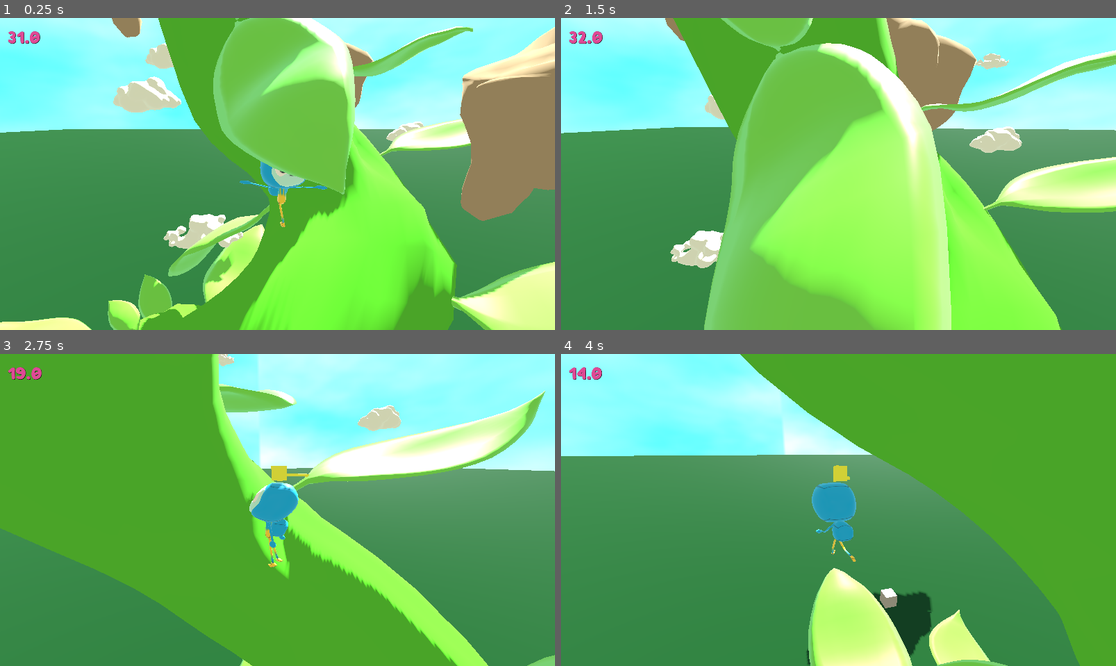
Above: before the commit, frames 1-4 (two rows, left to right).
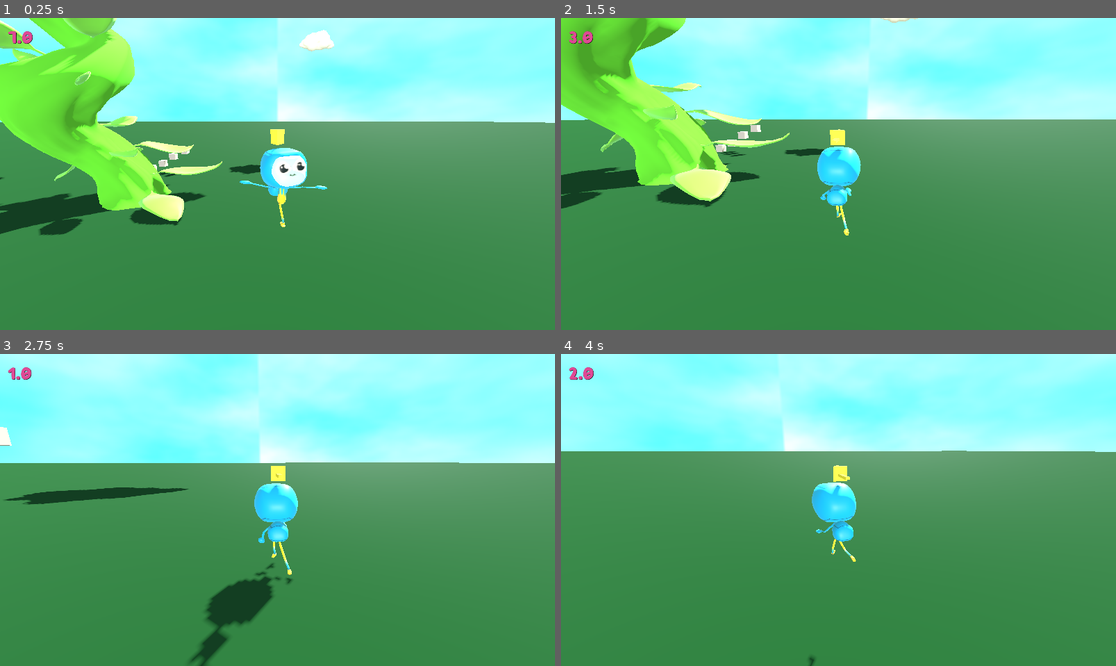
Above: after the commit, the same moments.

Repository: AidanNC/ProjectBeanstalk
Game: Godot game, scene res://Scenes/main.tscn
The game is run twice, just before and just after one commit, with the same random seed, the same clock (stepped at 60 frames per second) and the same inputs.
Inputs (mouse positions are in pixels of both pictures, inside the frame that each line leads up to):
- Up to frame 1 (0.25 s): no input
- Up to frame 2 (1.5 s): move the mouse to (866, 174) at 0.52 s; hold W (move_forward) from 0.53 s (still down); tap Space (jump) at 0.77 s; move the mouse to (810, 174) at 1.27 s
- Up to frame 3 (2.75 s): keep holding W (move_forward); tap Space (jump) at 1.52 s; move the mouse to (288, 503) at 2.02 s
- Up to frame 4 (4 s): keep holding W (move_forward); move the mouse to (832, 516) at 2.77 s; tap Space (jump) at 3.02, 3.77 s; move the mouse to (877, 513) at 3.52 s

The runs differ from the first frame. In frame 1, 67% of the frame differs, in the area x 0-100%, y 0-100%; in frame 2, 67%; in frame 3, 55%; in frame 4, 41%.

Commit message:
all levels combined

Diff:
--- a/projectbeanstalk/Scenes/Flipped beanstalks.tscn
+++ b/projectbeanstalk/Scenes/Flipped beanstalks.tscn
@@ -1,8 +1,7 @@
-[gd_scene load_steps=7 format=3 uid="uid://bnyvjcv8rnwjn"]
+[gd_scene load_steps=6 format=3 uid="uid://bnyvjcv8rnwjn"]
 
 [ext_resource type="PackedScene" uid="uid://t38ial6bowkn" path="res://Assets/Beanstalk-col.glb" id="1_wsodf"]
 [ext_resource type="PackedScene" uid="uid://cdf3br7poa7ed" path="res://Assets/rock1.glb" id="2_1to5d"]
-[ext_resource type="PackedScene" uid="uid://oc5bvafr0563" path="res://Scenes/player.tscn" id="3_wsodf"]
 [ext_resource type="PackedScene" uid="uid://38uwn5q3rg8u" path="res://Scenes/bird.tscn" id="4_1to5d"]
 [ext_resource type="PackedScene" uid="uid://dj10cvavtpp5l" path="res://Assets/rock2.glb" id="4_whftb"]
 [ext_resource type="PackedScene" uid="uid://cvwdjqux0samu" path="res://Assets/Leaf.glb" id="5_m4efn"]
@@ -26,9 +25,6 @@
 
 [node name="Beanstalk-col2" parent="." instance=ExtResource("1_wsodf")]
 transform = Transform3D(0.221802, -0.690618, -0.688369, 0.712278, 0.596877, -0.369321, 0.665931, -0.408394, 0.6243, -16.7746, 0.220081, -1.48791)
-
-[node name="Player" parent="." instance=ExtResource("3_wsodf")]
-transform = Transform3D(0.997323, 0, 0.0731163, 0, 1, 0, -0.0731163, 0, 0.997323, 5.38654, 8.44643, 1.31748)
 
 [node name="Bird" parent="." instance=ExtResource("4_1to5d")]
 transform = Transform3D(1, 0, 0, 0, 1, 0, 0, 0, 1, -36.7097, 0, 0)
--- a/projectbeanstalk/Scenes/SectionBeanstalk.tscn
+++ b/projectbeanstalk/Scenes/SectionBeanstalk.tscn
@@ -1,7 +1,6 @@
-[gd_scene load_steps=6 format=3 uid="uid://c5ojh6iq3cxh5"]
+[gd_scene load_steps=5 format=3 uid="uid://c5ojh6iq3cxh5"]
 
 [ext_resource type="PackedScene" uid="uid://b1bqg3qxxpvcq" path="res://Scenes/Beanstalk.tscn" id="5_rg10a"]
-[ext_resource type="PackedScene" uid="uid://oc5bvafr0563" path="res://Scenes/player.tscn" id="6_ob4ic"]
 [ext_resource type="PackedScene" uid="uid://di6xviovuc8rg" path="res://Scenes/Rocks/SmallRock.tscn" id="7_ia4yr"]
 [ext_resource type="PackedScene" uid="uid://cjvvuwrokooxs" path="res://Scenes/Rocks/BigRock.tscn" id="8_hsav5"]
 [ext_resource type="PackedScene" uid="uid://d02723b1qhjtf" path="res://Scenes/Island.tscn" id="9_v88fb"]
@@ -10,9 +9,6 @@
 
 [node name="DirectionalLight3D" type="DirectionalLight3D" parent="."]
 transform = Transform3D(1, 0, 0, 0, 1, 0, 0, 0, 1, -39.2537, 160.598, -26.3045)
-
-[node name="Player" parent="." instance=ExtResource("6_ob4ic")]
-transform = Transform3D(1, 0, 0, 0, 1, 0, 0, 0, 1, -2.25485, 125.258, -15.3202)
 
 [node name="Rock" parent="." instance=ExtResource("7_ia4yr")]
 transform = Transform3D(0.996597, -0.0824255, 0, 0.0824255, 0.996597, 0, 0, 0, 1, -6.92453, 63.8247, -3.45049)
--- a/projectbeanstalk/Scenes/bird_scene.tscn
+++ b/projectbeanstalk/Scenes/bird_scene.tscn
@@ -1,7 +1,6 @@
-[gd_scene load_steps=7 format=3 uid="uid://n74yocv1m0du"]
+[gd_scene load_steps=6 format=3 uid="uid://n74yocv1m0du"]
 
 [ext_resource type="PackedScene" uid="uid://dj10cvavtpp5l" path="res://Assets/rock2.glb" id="1_0glk1"]
-[ext_resource type="PackedScene" uid="uid://oc5bvafr0563" path="res://Scenes/player.tscn" id="2_kl3n5"]
 [ext_resource type="PackedScene" uid="uid://38uwn5q3rg8u" path="res://Scenes/bird.tscn" id="3_jknl3"]
 [ext_resource type="PackedScene" uid="uid://cdf3br7poa7ed" path="res://Assets/rock1.glb" id="4_h8rrd"]
 [ext_resource type="PackedScene" uid="uid://b1bqg3qxxpvcq" path="res://Scenes/Beanstalk.tscn" id="5_jknl3"]
@@ -11,9 +10,6 @@
 
 [node name="rock2" parent="." instance=ExtResource("1_0glk1")]
 transform = Transform3D(1, 0, 0, 0, 1, 0, 0, 0, 1, 0, -5.02915, -30.1654)
-
-[node name="Player" parent="." instance=ExtResource("2_kl3n5")]
-transform = Transform3D(1, 0, 0, 0, 1, 0, 0, 0, 1, 0, 0, -30.1654)
 
 [node name="rock3" parent="." instance=ExtResource("1_0glk1")]
 transform = Transform3D(1, 0, 0, 0, 1, 0, 0, 0, 1, 0, -4.07741, -16.7323)
--- a/projectbeanstalk/Scenes/main.tscn
+++ b/projectbeanstalk/Scenes/main.tscn
@@ -10,6 +10,9 @@
 [ext_resource type="PackedScene" uid="uid://38uwn5q3rg8u" path="res://Scenes/bird.tscn" id="7_6bp64"]
 [ext_resource type="PackedScene" uid="uid://di6xviovuc8rg" path="res://Scenes/Rocks/SmallRock.tscn" id="8_344ge"]
 [ext_resource type="PackedScene" uid="uid://d02723b1qhjtf" path="res://Scenes/Island.tscn" id="9_ynf5e"]
+[ext_resource type="PackedScene" uid="uid://n74yocv1m0du" path="res://Scenes/bird_scene.tscn" id="11_d1ilt"]
+[ext_resource type="PackedScene" uid="uid://c5ojh6iq3cxh5" path="res://Scenes/SectionBeanstalk.tscn" id="12_fdnlq"]
+[ext_resource type="PackedScene" uid="uid://bnyvjcv8rnwjn" path="res://Scenes/Flipped beanstalks.tscn" id="13_jkdf5"]
 
 [sub_resource type="Gradient" id="Gradient_21xkr"]
 colors = PackedColorArray(0.364706, 1, 1, 1, 1, 1, 1, 1)
@@ -42,7 +45,7 @@
 [node name="CanvasLayer" parent="." instance=ExtResource("1_ynf5e")]
 
 [node name="Player" parent="CanvasLayer" instance=ExtResource("1_jjgbg")]
-transform = Transform3D(1, 0, 0, 0, 1, 0, 0, 0, 1, 0.926619, 31.5927, 11.3572)
+transform = Transform3D(1, 0, 0, 0, 1, 0, 0, 0, 1, 19.5676, 7.71386, 28.1869)
 
 [node name="Brick" parent="." instance=ExtResource("2_bo1nx")]
 transform = Transform3D(1, 0, 0, 0, 1, 0, 0, 0, 1, 1.79273, 1.60056, -2.3975)
@@ -92,7 +95,7 @@
 radius = 10.0
 
 [node name="Island" parent="." instance=ExtResource("9_ynf5e")]
-transform = Transform3D(1, 0, 0, 0, 1, 0, 0, 0, 1, -0.355888, 52.5933, 7.72927)
+transform = Transform3D(2.41354, 0, 0, 0, 2.41354, 0, 0, 0, 2.41354, 1.61636, 45.9185, 7.72927)
 
 [node name="Rock" parent="." instance=ExtResource("8_344ge")]
 transform = Transform3D(1, 0, 0, 0, 1, 0, 0, 0, 1, 6.0784, 30.8687, 10.5749)
@@ -113,7 +116,9 @@
 transform = Transform3D(1, 0, 0, 0, 1, 0, 0, 0, 1, 9.05628, 48.4993, 3.66927)
 
 [node name="Rock8" parent="." instance=ExtResource("6_6bp64")]
-transform = Transform3D(-0.63909, 0, -0.769132, 0, 1, 0, 0.769132, 0, -0.63909, 5.04115, 51.8719, -1.6144)
+transform = Transform3D(-0.63909, 0, -0.769132, 0, 1, 0, 0.769132, 0, -0.63909, 5.04115, 50.6446, -1.6144)
+bob_speed = 1.6
+bob_height = 0.8
 
 [node name="Rock9" parent="." instance=ExtResource("8_344ge")]
 transform = Transform3D(1, 0, 0, 0, 1, 0, 0, 0, 1, -1.80573, 54.6674, -4.99319)
@@ -123,3 +128,12 @@
 
 [node name="Beanstalk2" parent="." instance=ExtResource("4_jjvhh")]
 transform = Transform3D(0.999853, 0, -0.0171557, 0, 1, 0, 0.0171557, 0, 0.999853, -0.199374, 60.7313, 8.31717)
+
+[node name="BirdScene" parent="." instance=ExtResource("11_d1ilt")]
+transform = Transform3D(1, 0, 0, 0, 1, 0, 0, 0, 1, 0, 129.507, 49.0526)
+
+[node name="BeanstalkNew" parent="." instance=ExtResource("12_fdnlq")]
+transform = Transform3D(1, 0, 0, 0, 1, 0, 0, 0, 1, -25.668, 210.486, 131.703)
+
+[node name="Node3D" parent="." instance=ExtResource("13_jkdf5")]
+transform = Transform3D(0.203249, 1.65094e-09, -0.979127, -0.218274, 0.974835, -0.0453096, 0.954488, 0.222927, 0.198134, -19.4771, 342.435, 99.8204)
Not shown: 1 places in projectbeanstalk/Scenes/main.tscn that only renumber resources
